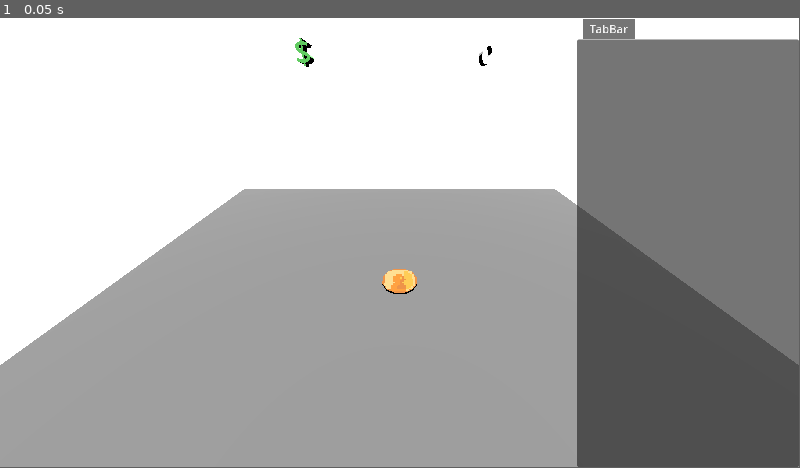
Above: before the commit, frame 1.
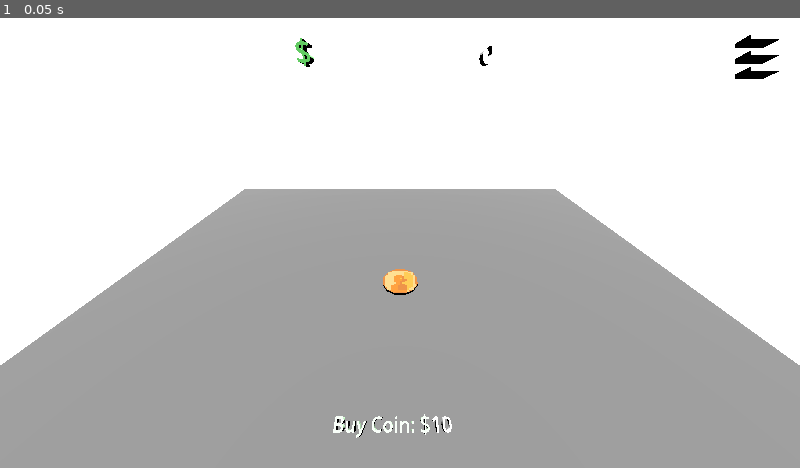
Above: after the commit, the same moment.

Repository: matupper/Idle-Gambler
Game: Godot game, scene res://Scenes/world.tscn
Two runs of this game, one before a commit and one after it. Both use one fixed random seed, a clock stepped at 60 frames per second and the inputs below.
Inputs:
- Up to frame 1 (0.05 s): no input
In our replay, the window is 799x449 before the commit and 800x450 after it. These sizes can differ from the game's own. Grey fills any space a smaller window leaves; there, only what the larger window draws over its background counts as a difference.

The runs differ from the first frame. In frame 1, 27% of the frame differs, in the area x 0-100%, y 0-100%.

Commit message:
Add Rudimentary UI

Diff:
--- /dev/null
+++ b/Scenes/add_coin_button.gd
@@ -0,0 +1,10 @@
+extends Node3D
+
+@onready var player = self.get_parent_node_3d()
+@onready var coinTemplate = preload("res://Scenes/coin.tscn")
+
+func _on_area_3d_input_event(camera, event, position, normal, shape_idx):
+	if event is InputEventMouseButton and event.pressed:
+		globalVars.money -= 1
+		var newCoin = coinTemplate.instantiate()
+		player.add_child(newCoin)
--- /dev/null
+++ b/Scenes/add_coin_button.tscn
@@ -0,0 +1,41 @@
+[gd_scene load_steps=7 format=3 uid="uid://ge84eehfuudo"]
+
+[ext_resource type="Script" path="res://Scenes/add_coin_button.gd" id="1_iq8gd"]
+
+[sub_resource type="StandardMaterial3D" id="StandardMaterial3D_v1gec"]
+albedo_color = Color(1.25, 1.25, 1.25, 1)
+
+[sub_resource type="TextMesh" id="TextMesh_fjrg1"]
+material = SubResource("StandardMaterial3D_v1gec")
+text = "10"
+font_size = 10
+horizontal_alignment = 0
+
+[sub_resource type="StandardMaterial3D" id="StandardMaterial3D_moqxx"]
+albedo_color = Color(1, 1.25, 1, 1)
+
+[sub_resource type="TextMesh" id="TextMesh_dgyly"]
+material = SubResource("StandardMaterial3D_moqxx")
+text = "Buy Coin: $"
+font_size = 10
+horizontal_alignment = 2
+
+[sub_resource type="BoxShape3D" id="BoxShape3D_jyrcr"]
+size = Vector3(0.678177, 0.107651, 0.0743408)
+
+[node name="Add_Coin_Button" type="Node3D"]
+script = ExtResource("1_iq8gd")
+
+[node name="Price" type="MeshInstance3D" parent="."]
+mesh = SubResource("TextMesh_fjrg1")
+
+[node name="Buy" type="MeshInstance3D" parent="."]
+mesh = SubResource("TextMesh_dgyly")
+
+[node name="Area3D" type="Area3D" parent="Buy"]
+
+[node name="CollisionShape3D" type="CollisionShape3D" parent="Buy/Area3D"]
+transform = Transform3D(1, 0, 0, 0, 1, 0, 0, 0, 1, -0.206398, -0.00432585, -0.00592041)
+shape = SubResource("BoxShape3D_jyrcr")
+
+[connection signal="input_event" from="Buy/Area3D" to="." method="_on_area_3d_input_event"]
--- /dev/null
+++ b/Scenes/tab_template.tscn
@@ -0,0 +1,323 @@
+[gd_scene load_steps=2 format=3 uid="uid://boxpe0fs6jy6u"]
+
+[ext_resource type="Script" path="res://tab_template.gd" id="1_hmqvx"]
+
+[node name="Tab" type="TabBar"]
+anchors_preset = 15
+anchor_right = 1.0
+anchor_bottom = 1.0
+offset_left = 864.0
+offset_top = 31.0
+grow_horizontal = 2
+grow_vertical = 2
+script = ExtResource("1_hmqvx")
+
+[node name="Auto-Flip" type="Panel" parent="."]
+layout_mode = 0
+offset_top = 33.0
+offset_right = 288.0
+offset_bottom = 97.0
+
+[node name="Title" type="RichTextLabel" parent="Auto-Flip"]
+layout_mode = 0
+offset_right = 224.0
+offset_bottom = 24.0
+text = " Auto-Flip"
+
+[node name="Text" type="RichTextLabel" parent="Auto-Flip"]
+layout_mode = 0
+offset_top = 24.0
+offset_right = 224.0
+offset_bottom = 64.0
+theme_override_font_sizes/normal_font_size = 12
+text = " Automatically flips coin every 4 seconds"
+
+[node name="CostLabel" type="Panel" parent="Auto-Flip"]
+layout_mode = 0
+offset_left = 224.0
+offset_right = 288.0
+offset_bottom = 40.0
+
+[node name="Auto-Flip Cost" type="Label" parent="Auto-Flip/CostLabel"]
+layout_mode = 0
+offset_right = 64.0
+offset_bottom = 40.0
+text = "$100"
+horizontal_alignment = 1
+vertical_alignment = 1
+
+[node name="Auto-Flip Button" type="Button" parent="Auto-Flip"]
+layout_mode = 0
+offset_left = 224.0
+offset_top = 40.0
+offset_right = 288.0
+offset_bottom = 64.0
+theme_override_font_sizes/font_size = 10
+text = "BUY"
+
+[node name="Multiplier" type="Panel" parent="."]
+layout_mode = 0
+offset_top = 105.0
+offset_right = 288.0
+offset_bottom = 169.0
+
+[node name="Title" type="RichTextLabel" parent="Multiplier"]
+layout_mode = 0
+offset_right = 224.0
+offset_bottom = 24.0
+text = "Multiplier"
+
+[node name="Text" type="RichTextLabel" parent="Multiplier"]
+layout_mode = 0
+offset_top = 24.0
+offset_right = 224.0
+offset_bottom = 64.0
+theme_override_font_sizes/normal_font_size = 12
+text = " Multiply earnings by 1.5x"
+
+[node name="CostLabel" type="Panel" parent="Multiplier"]
+layout_mode = 0
+offset_left = 224.0
+offset_right = 288.0
+offset_bottom = 40.0
+
+[node name="Multiplier Cost" type="Label" parent="Multiplier/CostLabel"]
+layout_mode = 0
+offset_right = 64.0
+offset_bottom = 40.0
+text = "$100"
+horizontal_alignment = 1
+vertical_alignment = 1
+
+[node name="Multiplier Button" type="Button" parent="Multiplier"]
+layout_mode = 0
+offset_left = 224.0
+offset_top = 40.0
+offset_right = 288.0
+offset_bottom = 64.0
+theme_override_font_sizes/font_size = 10
+text = "BUY"
+
+[node name="Tails-Val" type="Panel" parent="."]
+layout_mode = 0
+offset_top = 177.0
+offset_right = 288.0
+offset_bottom = 241.0
+
+[node name="Title" type="RichTextLabel" parent="Tails-Val"]
+layout_mode = 0
+offset_right = 224.0
+offset_bottom = 24.0
+text = "Tails Value"
+
+[node name="Text" type="RichTextLabel" parent="Tails-Val"]
+layout_mode = 0
+offset_top = 24.0
+offset_right = 224.0
+offset_bottom = 64.0
+theme_override_font_sizes/normal_font_size = 12
+text = " Increase value of tails to $2"
+
+[node name="CostLabel" type="Panel" parent="Tails-Val"]
+layout_mode = 0
+offset_left = 224.0
+offset_right = 288.0
+offset_bottom = 40.0
+
+[node name="Tails-Val Cost" type="Label" parent="Tails-Val/CostLabel"]
+layout_mode = 0
+offset_right = 64.0
+offset_bottom = 40.0
+text = "$100"
+horizontal_alignment = 1
+vertical_alignment = 1
+metadata/_edit_lock_ = true
+
+[node name="Tails-Val Button" type="Button" parent="Tails-Val"]
+layout_mode = 0
+offset_left = 224.0
+offset_top = 40.0
+offset_right = 288.0
+offset_bottom = 64.0
+theme_override_font_sizes/font_size = 10
+text = "BUY"
+
+[node name="Heads-Val" type="Panel" parent="."]
+layout_mode = 0
+offset_top = 249.0
+offset_right = 288.0
+offset_bottom = 313.0
+
+[node name="Title" type="RichTextLabel" parent="Heads-Val"]
+layout_mode = 0
+offset_right = 224.0
+offset_bottom = 24.0
+text = "Heads Value"
+
+[node name="Text" type="RichTextLabel" parent="Heads-Val"]
+layout_mode = 0
+offset_top = 24.0
+offset_right = 224.0
+offset_bottom = 64.0
+theme_override_font_sizes/normal_font_size = 12
+text = " Increase value of heads to $1"
+
+[node name="CostLabel" type="Panel" parent="Heads-Val"]
+layout_mode = 0
+offset_left = 224.0
+offset_right = 288.0
+offset_bottom = 40.0
+
+[node name="Heads-Val Cost" type="Label" parent="Heads-Val/CostLabel"]
+layout_mode = 0
+offset_right = 64.0
+offset_bottom = 40.0
+text = "$100"
+horizontal_alignment = 1
+vertical_alignment = 1
+metadata/_edit_lock_ = true
+
+[node name="Heads-Val Button" type="Button" parent="Heads-Val"]
+layout_mode = 0
+offset_left = 224.0
+offset_top = 40.0
+offset_right = 288.0
+offset_bottom = 64.0
+theme_override_font_sizes/font_size = 10
+text = "BUY"
+
+[node name="Flip-Speed" type="Panel" parent="."]
+layout_mode = 0
+offset_top = 321.0
+offset_right = 288.0
+offset_bottom = 385.0
+
+[node name="Title" type="RichTextLabel" parent="Flip-Speed"]
+layout_mode = 0
+offset_right = 224.0
+offset_bottom = 24.0
+text = " Flip Speed"
+
+[node name="Text" type="RichTextLabel" parent="Flip-Speed"]
+layout_mode = 0
+offset_top = 24.0
+offset_right = 224.0
+offset_bottom = 64.0
+theme_override_font_sizes/normal_font_size = 12
+text = " Speed up coin flip by 1.1x"
+
+[node name="CostLabel" type="Panel" parent="Flip-Speed"]
+layout_mode = 0
+offset_left = 224.0
+offset_right = 288.0
+offset_bottom = 40.0
+
+[node name="Flip-Speed Cost" type="Label" parent="Flip-Speed/CostLabel"]
+layout_mode = 0
+offset_right = 64.0
+offset_bottom = 40.0
+text = "$100"
+horizontal_alignment = 1
+vertical_alignment = 1
+metadata/_edit_lock_ = true
+
+[node name="Flip-Speed Button" type="Button" parent="Flip-Speed"]
+layout_mode = 0
+offset_left = 224.0
+offset_top = 40.0
+offset_right = 288.0
+offset_bottom = 64.0
+theme_override_font_sizes/font_size = 10
+text = "BUY"
+
+[node name="Flip-Chance" type="Panel" parent="."]
+layout_mode = 0
+offset_top = 393.0
+offset_right = 288.0
+offset_bottom = 457.0
+
+[node name="Title" type="RichTextLabel" parent="Flip-Chance"]
+layout_mode = 0
+offset_right = 224.0
+offset_bottom = 24.0
+text = " Flip Chance"
+
+[node name="Text" type="RichTextLabel" parent="Flip-Chance"]
+layout_mode = 0
+offset_top = 24.0
+offset_right = 224.0
+offset_bottom = 64.0
+theme_override_font_sizes/normal_font_size = 12
+theme_override_font_sizes/italics_font_size = 10
+bbcode_enabled = true
+text = " Increase chance to land on tails by 1.25x"
+
+[node name="CostLabel" type="Panel" parent="Flip-Chance"]
+layout_mode = 0
+offset_left = 224.0
+offset_right = 288.0
+offset_bottom = 40.0
+
+[node name="Flip-Chance Cost" type="Label" parent="Flip-Chance/CostLabel"]
+layout_mode = 0
+offset_right = 64.0
+offset_bottom = 40.0
+text = "$100"
+horizontal_alignment = 1
+vertical_alignment = 1
+metadata/_edit_lock_ = true
+
+[node name="Flip-Chance Button" type="Button" parent="Flip-Chance"]
+layout_mode = 0
+offset_left = 224.0
+offset_top = 40.0
+offset_right = 288.0
+offset_bottom = 64.0
+theme_override_font_sizes/font_size = 10
+text = "BUY"
+
+[node name="Rare-Chance" type="Panel" parent="."]
+layout_mode = 0
+offset_top = 465.0
+offset_right = 288.0
+offset_bottom = 529.0
+
+[node name="Title" type="RichTextLabel" parent="Rare-Chance"]
+layout_mode = 0
+offset_right = 224.0
+offset_bottom = 24.0
+text = " Special Chance"
+
+[node name="Text" type="RichTextLabel" parent="Rare-Chance"]
+layout_mode = 0
+offset_top = 24.0
+offset_right = 224.0
+offset_bottom = 64.0
+theme_override_font_sizes/normal_font_size = 12
+text = " Increase chance of special flip by 1.01x"
+
+[node name="CostLabel" type="Panel" parent="Rare-Chance"]
+layout_mode = 0
+offset_left = 224.0
+offset_right = 288.0
+offset_bottom = 40.0
+
+[node name="Rare-Chance Cost" type="Label" parent="Rare-Chance/CostLabel"]
+layout_mode = 0
+offset_right = 64.0
+offset_bottom = 40.0
+text = "$100"
+horizontal_alignment = 1
+vertical_alignment = 1
+metadata/_edit_lock_ = true
+
+[node name="Rare-Chance Button" type="Button" parent="Rare-Chance"]
+layout_mode = 0
+offset_left = 224.0
+offset_top = 40.0
+offset_right = 288.0
+offset_bottom = 64.0
+theme_override_font_sizes/font_size = 10
+text = "BUY"
+
+[connection signal="pressed" from="Multiplier/Multiplier Button" to="." method="_on_multiplier_button_pressed"]
--- /dev/null
+++ b/Scenes/upgrade_button.gd
@@ -0,0 +1,6 @@
+extends Node3D
+
+
+func _on_area_3d_input_event(camera, event, position, normal, shape_idx):
+	if event is InputEventMouseButton and event.pressed:
+		globalVars.upgradeUI = not globalVars.upgradeUI
--- a/Scenes/upgrade_button.tscn
+++ b/Scenes/upgrade_button.tscn
@@ -1,3 +1,32 @@
-[gd_scene format=3 uid="uid://p8qio2kn8lnr"]
+[gd_scene load_steps=5 format=3 uid="uid://p8qio2kn8lnr"]
+
+[ext_resource type="Script" path="res://Scenes/upgrade_button.gd" id="1_qr6c6"]
+
+[sub_resource type="StandardMaterial3D" id="StandardMaterial3D_b4m8r"]
+albedo_color = Color(1.25, 1.25, 1.25, 1)
+
+[sub_resource type="TextMesh" id="TextMesh_tx3hk"]
+material = SubResource("StandardMaterial3D_b4m8r")
+text = "_
+_
+_"
+font_size = 30
+line_spacing = -35.0
+
+[sub_resource type="BoxShape3D" id="BoxShape3D_urxya"]
+size = Vector3(0.10025, 0.169189, 0.123291)
 
 [node name="Upgrade_Button" type="Node3D"]
+script = ExtResource("1_qr6c6")
+
+[node name="MeshInstance3D" type="MeshInstance3D" parent="."]
+transform = Transform3D(1, 0, 0, 0, 1, 0, 0, 0, 1, 0, 0.16, 0)
+mesh = SubResource("TextMesh_tx3hk")
+
+[node name="Area3D" type="Area3D" parent="MeshInstance3D"]
+
+[node name="CollisionShape3D" type="CollisionShape3D" parent="MeshInstance3D/Area3D"]
+transform = Transform3D(1, 0, 0, 0, 1, 0, 0, 0, 1, -0.008255, -0.161499, 0.010376)
+shape = SubResource("BoxShape3D_urxya")
+
+[connection signal="input_event" from="MeshInstance3D/Area3D" to="." method="_on_area_3d_input_event"]
--- a/Scenes/upgrade_ui.tscn
+++ b/Scenes/upgrade_ui.tscn
@@ -1,18 +1,9 @@
-[gd_scene format=3 uid="uid://c17mgjr7ai2gt"]
+[gd_scene load_steps=2 format=3 uid="uid://c17mgjr7ai2gt"]
 
-[node name="Upgrade_UI" type="Control"]
-layout_mode = 3
-anchors_preset = 15
-anchor_right = 1.0
-anchor_bottom = 1.0
-grow_horizontal = 2
-grow_vertical = 2
+[ext_resource type="Script" path="res://coins_tabs.gd" id="1_akmd6"]
 
-[node name="Panel" type="TabContainer" parent="."]
-layout_mode = 2
-offset_left = 832.0
+[node name="TabContainer" type="TabContainer"]
+offset_left = 864.0
 offset_right = 1152.0
 offset_bottom = 648.0
-
-[node name="TabBar" type="TabBar" parent="Panel"]
-layout_mode = 2
+script = ExtResource("1_akmd6")
--- a/Scenes/world.tscn
+++ b/Scenes/world.tscn
@@ -1,8 +1,10 @@
-[gd_scene load_steps=7 format=3 uid="uid://bdsyiicjq00x"]
+[gd_scene load_steps=9 format=3 uid="uid://bdsyiicjq00x"]
 
 [ext_resource type="PackedScene" uid="uid://c17mgjr7ai2gt" path="res://Scenes/upgrade_ui.tscn" id="1_6iudb"]
 [ext_resource type="PackedScene" uid="uid://bwmf2dggsj3l5" path="res://Scenes/coin.tscn" id="1_vkyyl"]
 [ext_resource type="PackedScene" uid="uid://cemfsmp6668my" path="res://Scenes/money_label.tscn" id="1_x6m2r"]
+[ext_resource type="PackedScene" uid="uid://ge84eehfuudo" path="res://Scenes/add_coin_button.tscn" id="3_b3q1p"]
+[ext_resource type="PackedScene" uid="uid://p8qio2kn8lnr" path="res://Scenes/upgrade_button.tscn" id="3_j8fbb"]
 
 [sub_resource type="Environment" id="Environment_x744l"]
 background_mode = 2
@@ -43,8 +45,12 @@
 [node name="MoneyLabel" parent="Camera3D" instance=ExtResource("1_x6m2r")]
 transform = Transform3D(1, 0, 0, 0, 0.866025, -0.5, 0, 0.5, 0.866025, 0.4, 0.8, -1)
 
+[node name="Upgrade_Button" parent="Camera3D" instance=ExtResource("3_j8fbb")]
+transform = Transform3D(0.6, 0, 0, 0, 0.6, 2.98023e-08, 0, -2.98023e-08, 0.6, 0.961, 0.5, -0.638)
+
 [node name="Player" type="Node3D" parent="."]
 
-[node name="Coins" type="Node3D" parent="Player"]
+[node name="Add_Coin_Button" parent="Player" instance=ExtResource("3_b3q1p")]
+transform = Transform3D(0.7, 0, 0, 0, 0.239414, 0.657785, 0, -0.657785, 0.239414, 0.12, 3.89833, 4.64706)
 
-[node name="Coin 1" parent="Player/Coins" instance=ExtResource("1_vkyyl")]
+[node name="Coin 1" parent="Player" instance=ExtResource("1_vkyyl")]
--- a/Scripts/coin.gd
+++ b/Scripts/coin.gd
@@ -18,6 +18,8 @@
 
 func _ready():
 	globalVars.coins.append(self)
+	if globalVars.coins.size() > 1:
+		self.position.x = globalVars.coins[globalVars.coins.size() - 2].position.x - 1.25
 
 func _on_area_3d_input_event(_camera, event, _position, _normal, _shape_idx):
 	if event is InputEventMouseButton and event.pressed:
--- a/Scripts/globalVars.gd
+++ b/Scripts/globalVars.gd
@@ -2,6 +2,8 @@
 
 var coins = []
 
-var money = 0
+var money : int = 0
 
-var total_flips = 0
+var total_flips : int = 0
+
+var upgradeUI : bool = false
--- a/Scripts/money_label.gd
+++ b/Scripts/money_label.gd
@@ -8,7 +8,7 @@
 	_checkMoney()
 
 func _checkMoney():
-	if currMoney < globalVars.money:
+	if not currMoney == globalVars.money:
 		currMoney = globalVars.money
 		moneyText.mesh.text = str(currMoney)
 		$AnimationPlayer.play("add_money")
--- /dev/null
+++ b/coins_tabs.gd
@@ -0,0 +1,21 @@
+extends TabContainer
+
+@onready var tabTemplate = preload("res://Scenes/tab_template.tscn")
+
+var currNumCoins = 0
+
+# Called when the node enters the scene tree for the first time.
+func _ready():
+	pass # Replace with function body.
+
+
+# Called every frame. 'delta' is the elapsed time since the previous frame.
+func _process(_delta):
+	self.visible = globalVars.upgradeUI
+
+	if currNumCoins < globalVars.coins.size():
+		currNumCoins += 1
+		var newTab = tabTemplate.instantiate()
+		add_child(newTab)
+		newTab.coin = globalVars.coins.size() - 1
+		newTab.name = "Coin "+ str(currNumCoins)
--- a/project.godot
+++ b/project.godot
@@ -22,6 +22,7 @@
 [display]
 
 window/size/mode=2
+window/stretch/mode="canvas_items"
 
 [rendering]
 
--- /dev/null
+++ b/tab_template.gd
@@ -0,0 +1,32 @@
+extends TabBar
+
+var coin = 0
+
+@onready var auto_flip_text = $"Auto-Flip/Text"
+@onready var auto_flip_cost = $"Auto-Flip/CostLabel/Auto-Flip Cost"
+@onready var multiplier_text = $Multiplier/Text
+@onready var multiplier_cost = $"Multiplier/CostLabel/Multiplier Cost"
+@onready var tails_val_text = $"Tails-Val/Text"
+@onready var tails_val_cost = $"Tails-Val/CostLabel/Tails-Val Cost"
+@onready var heads_val_text = $"Heads-Val/Text"
+@onready var heads_val_cost = $"Heads-Val/CostLabel/Heads-Val Cost"
+@onready var flip_speed_text = $"Flip-Speed/Text"
+@onready var flip_speed_cost = $"Flip-Speed/CostLabel/Flip-Speed Cost"
+@onready var flip_chance_text = $"Flip-Chance/Text"
+@onready var flip_chance_cost = $"Flip-Chance/CostLabel/Flip-Chance Cost"
+@onready var rare_chance_text = $"Rare-Chance/Text"
+@onready var rare_chance_cost = $"Rare-Chance/CostLabel/Rare-Chance Cost"
+
+# Called when the node enters the scene tree for the first time.
+func _ready():
+	get_parent().set_editable_instance(self, true)
+
+
+# Called every frame. 'delta' is the elapsed time since the previous frame.
+func _process(_delta):
+	pass
+
+
+func _on_multiplier_button_pressed():
+	globalVars.money -= 1
+	globalVars.coins[coin].multiplier += 1
